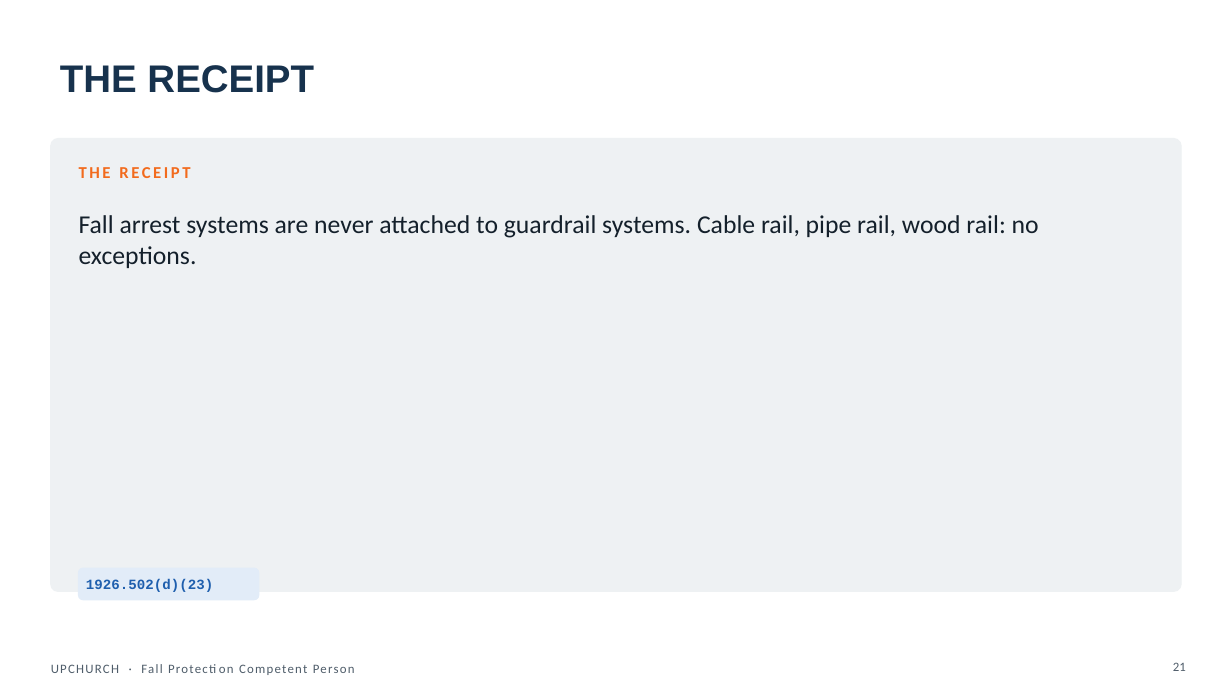
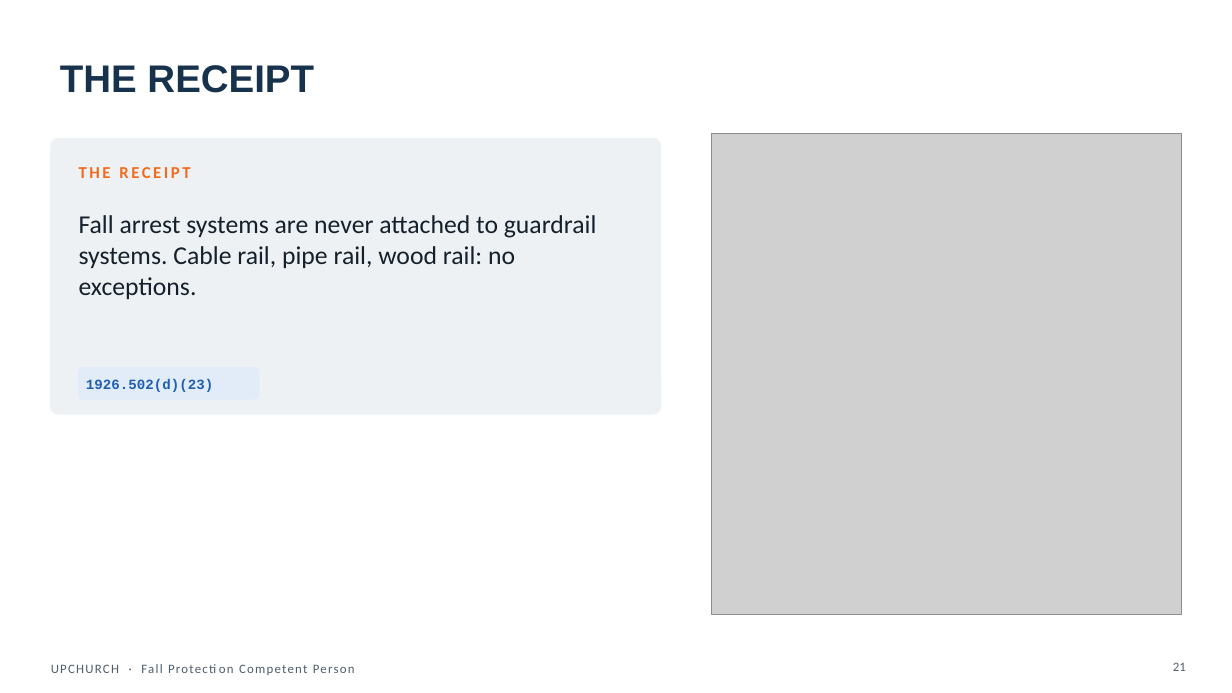
Before and after one commit to jeancastillo1983-max/index, a slide deck: slide 21 of deliverables/powerpoint/FPCP_M5_anchors-connectors-and-clearance.pptx. Drawn at 1232x693 pixels with LibreOffice and Linux fonts; fonts in the diff are those of the drawing; grey boxes stand for pictures. Boxes give left, top, right and bottom in pixels: in the first picture for what was removed or moved away, otherwise in the second. Text is boxed around its words. In the diff, an @@ line names an element or a change of style, - is before the commit and + after.

```diff
--- a/deliverables/powerpoint/FPCP_M5_anchors-connectors-and-clearance.pptx
+++ b/deliverables/powerpoint/FPCP_M5_anchors-connectors-and-clearance.pptx
@@ rounded rectangle: place and size @@
-rounded rectangle at box(51, 139, 1181, 592)
+rounded rectangle at box(51, 139, 661, 414)
@@ rounded rectangle at box(51, 139, 661, 414): proportions changed @@
@@ picture added at box(712, 134, 1181, 615) @@
@@ text "Fall arrest systems are never ..." rewrapped from box(79, 215, 1039, 268) to box(79, 215, 597, 299) @@
@@ rounded rectangle: place and size @@
-rounded rectangle at box(79, 568, 259, 600)
+rounded rectangle at box(79, 368, 259, 399)
@@ text "1926.502(d)(23)": place and size @@
-text "1926.502(d)(23)" at box(86, 579, 213, 592)
+text "1926.502(d)(23)" at box(86, 378, 213, 392)
```
Also in this commit, not shown: 14 other slides changed, 2 slides added, 45 other files.
